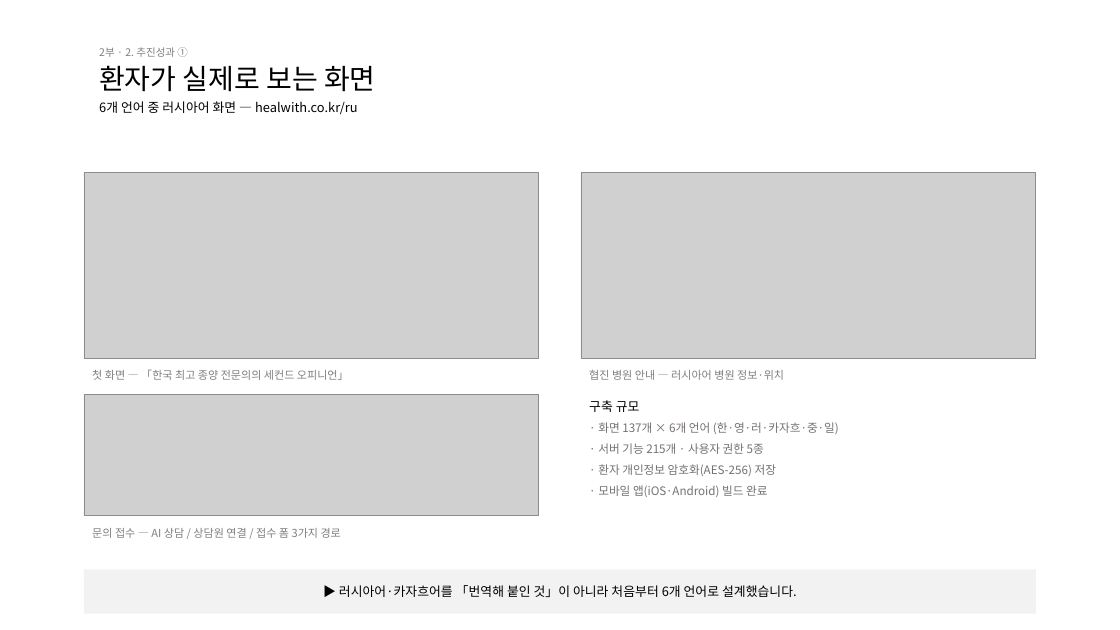
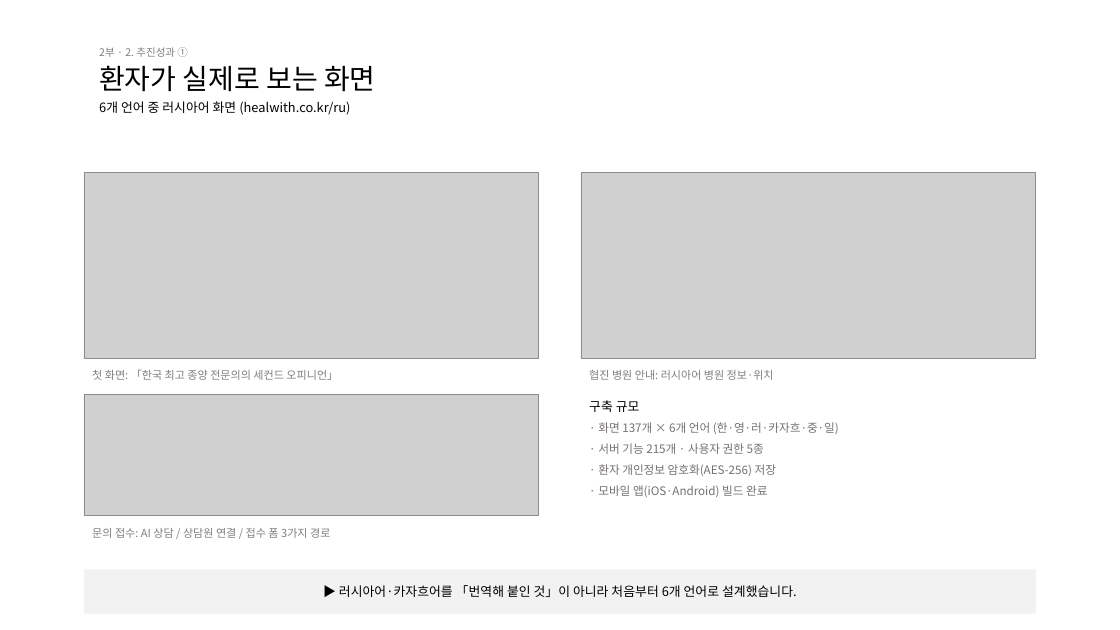
Before and after one commit to bonroi2296-tech/HEALO_KHIDI, a slide deck: slide 9 of docs/presentations/KHIDI_중간보고_20260827.pptx. Drawn at 1120x630 pixels with LibreOffice and Linux fonts; fonts in the diff are those of the drawing; grey boxes stand for pictures. Boxes give left, top, right and bottom in pixels: in the first picture for what was removed or moved away, otherwise in the second. Text is boxed around its words. In the diff, an @@ line names an element or a change of style, - is before the commit and + after.

```diff
--- a/docs/presentations/KHIDI_중간보고_20260827.pptx
+++ b/docs/presentations/KHIDI_중간보고_20260827.pptx
@@ text at bbox=[99, 101, 350, 115]: text changed @@
-6개 언어 중 러시아어 화면 — healwith.co.kr/ru
+6개 언어 중 러시아어 화면 (healwith.co.kr/ru)
@@ text at bbox=[92, 369, 338, 380]: text changed @@
-첫 화면 — 「한국 최고 종양 전문의의 세컨드 오피니언」
+첫 화면: 「한국 최고 종양 전문의의 세컨드 오피니언」
@@ text at bbox=[589, 370, 774, 380]: text changed @@
-협진 병원 안내 — 러시아어 병원 정보·위치
+협진 병원 안내: 러시아어 병원 정보·위치
@@ text at bbox=[92, 528, 330, 538]: text changed @@
-문의 접수 — AI 상담 / 상담원 연결 / 접수 폼 3가지 경로
+문의 접수: AI 상담 / 상담원 연결 / 접수 폼 3가지 경로
```
Also in this commit, not shown: 12 other slides changed, 1 other file.
